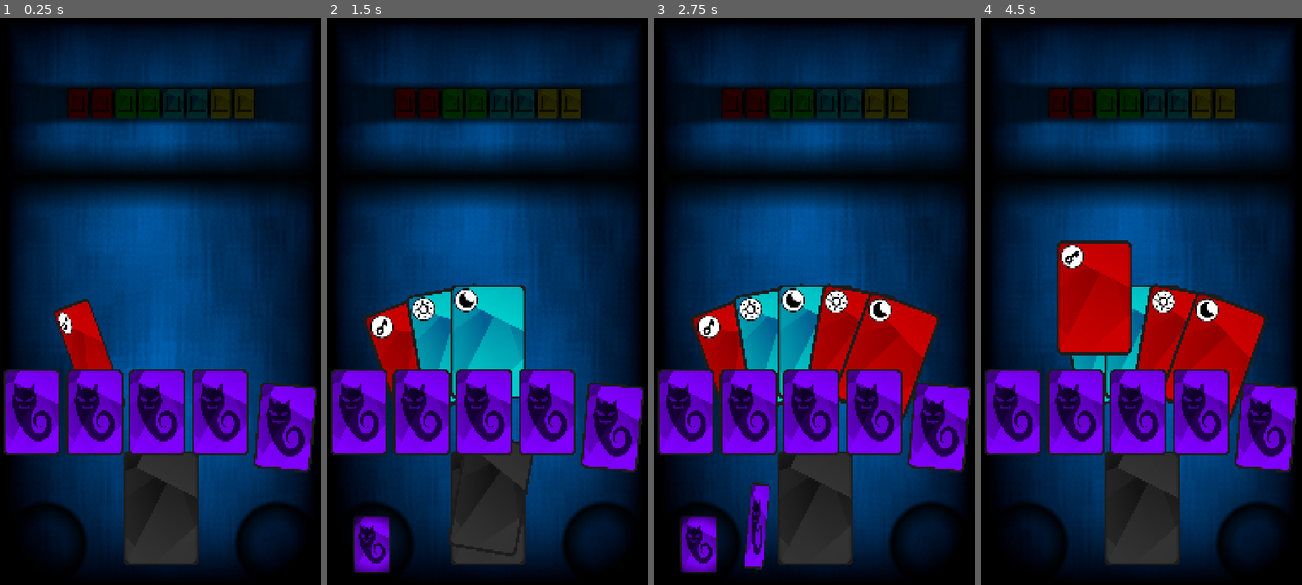
Above: before the commit, frames 1-4 (left to right).
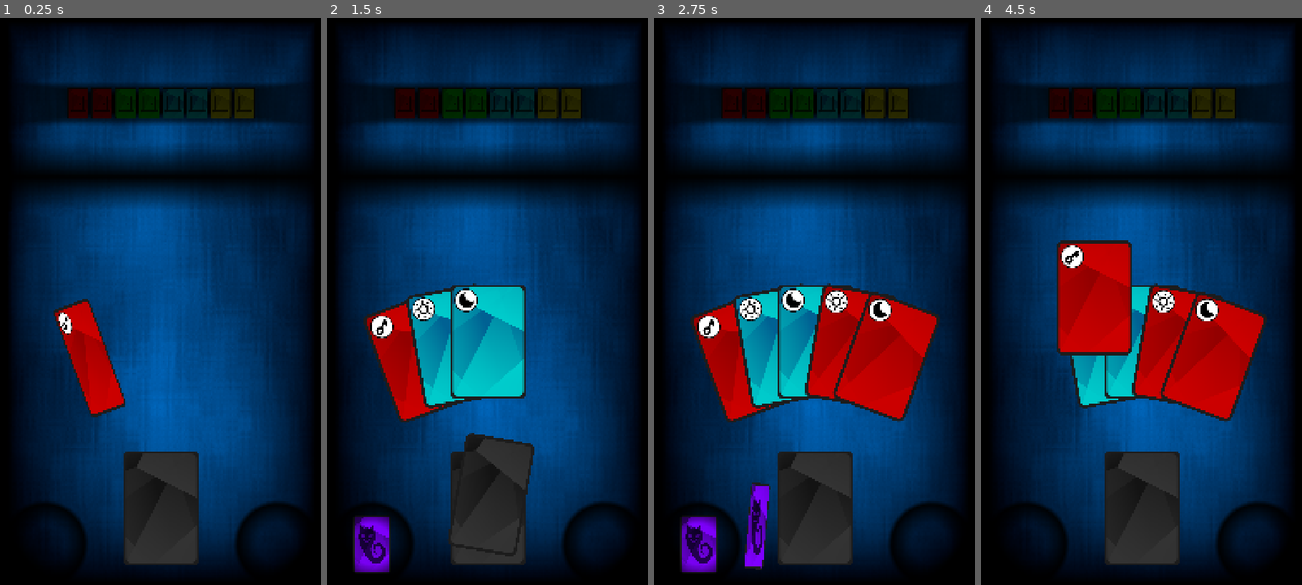
Above: after the commit, the same moments.

Repository: marcopar/Onirica
Game: Godot game, scene res://scenes/main/main.tscn
Same seed, same stepped clock (60 frames per second), same inputs: the game is played once before the commit and once after it.
Inputs (mouse positions are in pixels of both pictures, inside the frame that each line leads up to):
- Up to frame 1 (0.25 s): no input
- Up to frame 2 (1.5 s): tap Enter at 0.5 s; drag from (487, 505) to (487, 176) at 0.52 s; drag from (487, 176) to (487, 505) at 1.27 s
- Up to frame 3 (2.75 s): move the mouse to (698, 545) at 2.02 s; click (698, 545) at 2.17 s
- Up to frame 4 (4.5 s): drag from (1083, 528) to (1141, 176) at 2.77 s; drag from (1151, 499) to (1257, 545) at 3.52 s; tap Space at 4.25 s; drag from (1070, 358) to (1141, 176) at 4.27 s

The runs differ from the first frame. In frame 1, 13% of the frame differs, in the area x 1-99%, y 61-81%; in frame 2, 13%; in frame 3, 13%; in frame 4, 13%.

Commit message:
Prophecy panel WIP

Diff:
--- a/project/scenes/main/main.gd
+++ b/project/scenes/main/main.gd
@@ -14,6 +14,7 @@
 @onready var discard: Discard = $Discard
 @onready var open_door_panel: OpenDoorPanel = $OpenDoorPanel
 @onready var card_presentation_marker: Marker2D = $CardPresentationMarker
+@onready var prophecy_panel: ProphecyPanel = $ProphecyPanel
 
 const CARD = preload("res://scenes/card/card.tscn")
 
@@ -158,8 +159,16 @@
 
 func card_added_to_discard(card: Card, draw_card: bool) -> void:
 	GameManager.card_added_to_discard(card)
+	if not nightmare_panel.visible and card.card_model.type == CardManager.CARD_TYPE.KEY:
+		open_prophecy_panel()
 	if draw_card:
 		await draw_full_hand(true, true, true)
+
+func open_prophecy_panel() -> void:
+	var first_5_cards: Array[CardModel] =  GameManager.deck_model.deck.slice(0, 5)
+	prophecy_panel.cards = first_5_cards
+	prophecy_panel.set_panel_enabled(true)
+	pass
 
 func card_added_to_limbo(card: Card) -> void:
 	GameManager.card_added_to_limbo(card)
--- a/project/scenes/main/main.tscn
+++ b/project/scenes/main/main.tscn
@@ -75,6 +75,7 @@
 position = Vector2(536, 780)
 
 [node name="ProphecyPanel" parent="." instance=ExtResource("10_a8run")]
+visible = false
 z_index = 199
 position = Vector2(-3, 1179)
 
--- a/project/scenes/nightmare_panel/nightmare_panel.tscn
+++ b/project/scenes/nightmare_panel/nightmare_panel.tscn
@@ -10,25 +10,22 @@
 [sub_resource type="CanvasItemMaterial" id="CanvasItemMaterial_fdyaw"]
 blend_mode = 3
 
-[sub_resource type="Gradient" id="Gradient_fdyaw"]
-offsets = PackedFloat32Array(0.403846, 0.625, 0.695513)
-colors = PackedColorArray(0, 0, 0, 1, 0.625, 0.625, 0.625, 1, 1, 1, 1, 1)
+[sub_resource type="Curve" id="Curve_fdyaw"]
+_data = [Vector2(0, 0.3), 0.0, 0.0, 0, 0]
+point_count = 1
+metadata/_snap_enabled = true
 
-[sub_resource type="GradientTexture2D" id="GradientTexture2D_ru42g"]
-gradient = SubResource("Gradient_fdyaw")
+[sub_resource type="CurveTexture" id="CurveTexture_t1ikr"]
 width = 1080
-height = 300
-fill = 1
-fill_from = Vector2(0.5, 0.5)
-fill_to = Vector2(1, 1)
-metadata/_snap_enabled = true
+curve = SubResource("Curve_fdyaw")
 
 [node name="NightmarePanel" type="Node2D"]
 script = ExtResource("1_fdyaw")
 
 [node name="Shade" type="Sprite2D" parent="."]
 material = SubResource("CanvasItemMaterial_fdyaw")
-texture = SubResource("GradientTexture2D_ru42g")
+scale = Vector2(1, 300)
+texture = SubResource("CurveTexture_t1ikr")
 
 [node name="ButtonDiscardDeck" parent="." instance=ExtResource("1_habke")]
 position = Vector2(-300, 0)
--- a/project/scenes/open_door_panel/open_door_panel.tscn
+++ b/project/scenes/open_door_panel/open_door_panel.tscn
@@ -10,18 +10,14 @@
 [sub_resource type="CanvasItemMaterial" id="CanvasItemMaterial_m7vp2"]
 blend_mode = 3
 
-[sub_resource type="Gradient" id="Gradient_t1ikr"]
-offsets = PackedFloat32Array(0.254777, 0.624204, 0.764331)
-colors = PackedColorArray(0.2484, 0.2484, 0.2484, 1, 0.625, 0.625, 0.625, 1, 1, 1, 1, 1)
+[sub_resource type="Curve" id="Curve_m7vp2"]
+_data = [Vector2(0, 0.3), 0.0, 0.0, 0, 0]
+point_count = 1
+metadata/_snap_enabled = true
 
-[sub_resource type="GradientTexture2D" id="GradientTexture2D_rmh13"]
-gradient = SubResource("Gradient_t1ikr")
+[sub_resource type="CurveTexture" id="CurveTexture_rmh13"]
 width = 1080
-height = 400
-fill = 1
-fill_from = Vector2(0.5, 0.5)
-fill_to = Vector2(1, 1)
-metadata/_snap_enabled = true
+curve = SubResource("Curve_m7vp2")
 
 [sub_resource type="ShaderMaterial" id="ShaderMaterial_rmh13"]
 shader = ExtResource("5_m7vp2")
@@ -41,7 +37,8 @@
 
 [node name="Shade" type="Sprite2D" parent="."]
 material = SubResource("CanvasItemMaterial_m7vp2")
-texture = SubResource("GradientTexture2D_rmh13")
+scale = Vector2(1, 400)
+texture = SubResource("CurveTexture_rmh13")
 
 [node name="Door" parent="." instance=ExtResource("1_85b4l")]
 position = Vector2(300, 0)
--- a/project/scenes/prophecy_panel/prophecy_card.gd
+++ b/project/scenes/prophecy_panel/prophecy_card.gd
@@ -1,8 +1,6 @@
 extends DraggableSprite
 
 class_name ProphecyCard
-
-var front_texture: Texture2D
 
 var card_model: CardModel:
 	get:
@@ -12,7 +10,8 @@
 
 func _ready() -> void:
 	super._ready()
-	front_texture = load("res://assets/sprites/cards/nightmare.png")
+	sprite_2d.texture = load(card_model.sprite_name)
+
 
 func handle_position_update(drag_event: InputEventScreenDrag) -> void:
 	z_index = Constants.DRAGGING_BASE_Z
@@ -22,3 +21,9 @@
 func abort_dragging_action() -> void:
 	super.abort_dragging_action()
 	z_index = 0
+
+func handle_overlapping_areas() -> bool:
+	for area in get_overlapping_areas():
+		if area.is_in_group(Constants.GROUP_PROPHECY_CARDS):
+			return false
+	return false
--- a/project/scenes/prophecy_panel/prophecy_panel.gd
+++ b/project/scenes/prophecy_panel/prophecy_panel.gd
@@ -2,15 +2,21 @@
 
 class_name ProphecyPanel
 
-@onready var card_position_1: Marker2D = $CardPosition1
-@onready var card_position_2: Marker2D = $CardPosition2
-@onready var card_position_3: Marker2D = $CardPosition3
-@onready var card_position_4: Marker2D = $CardPosition4
-@onready var card_position_5: Marker2D = $CardPosition5
+@onready var card_position_1: Marker2D = $CardContainer/CardPosition1
+@onready var card_position_2: Marker2D = $CardContainer/CardPosition2
+@onready var card_position_3: Marker2D = $CardContainer/CardPosition3
+@onready var card_position_4: Marker2D = $CardContainer/CardPosition4
+@onready var card_position_5: Marker2D = $CardContainer/CardPosition5
+
+@onready var card_container: Node2D = $CardContainer
+
+const PROPHECY_CARD = preload("res://scenes/prophecy_panel/prophecy_card.tscn")
+
+const PROPHECY_SIZE: Vector2 = Vector2(0.70, 0.70)
 
 var card_markers: Array[Marker2D]
 
-var cards: Array[ProphecyCard]:
+var cards: Array[CardModel]:
 	get:
 		return cards
 	set(value):
@@ -27,5 +33,20 @@
 	visible = enabled
 	if visible:
 		process_mode = Node.PROCESS_MODE_INHERIT
+		for card_model in cards:
+			var marker: Marker2D = card_markers[cards.find(card_model)]
+			var prophecy_card: ProphecyCard = create_prophecy_card(card_model, card_container, marker.position, PROPHECY_SIZE, true, 0)
+			prophecy_card.rotation = marker.rotation
+			pass
 	else:
 		process_mode = Node.PROCESS_MODE_DISABLED
+
+func create_prophecy_card(model: CardModel, parent: Node2D, position: Vector2, scale: Vector2, pickable: bool, z_index: int) -> ProphecyCard:
+	var card: ProphecyCard = PROPHECY_CARD.instantiate()
+	card.card_model = model
+	card.position = position
+	card.scale = scale
+	card.input_pickable = pickable
+	card.z_index = z_index
+	parent.add_child(card)
+	return card
--- a/project/scenes/prophecy_panel/prophecy_panel.tscn
+++ b/project/scenes/prophecy_panel/prophecy_panel.tscn
@@ -1,44 +1,43 @@
-[gd_scene load_steps=3 format=3 uid="uid://b2ya0la80ijxu"]
+[gd_scene load_steps=5 format=3 uid="uid://b2ya0la80ijxu"]
 
 [ext_resource type="Script" uid="uid://1i8i2v8uida6" path="res://scenes/prophecy_panel/prophecy_panel.gd" id="1_udjif"]
-[ext_resource type="PackedScene" uid="uid://ce08id5decbqq" path="res://scenes/prophecy_panel/prophecy_card.tscn" id="2_18j78"]
+
+[sub_resource type="CanvasItemMaterial" id="CanvasItemMaterial_udjif"]
+blend_mode = 3
+
+[sub_resource type="Curve" id="Curve_18j78"]
+_data = [Vector2(0, 0.3), 0.0, 0.0, 0, 0]
+point_count = 1
+metadata/_snap_enabled = true
+
+[sub_resource type="CurveTexture" id="CurveTexture_std26"]
+width = 1080
+curve = SubResource("Curve_18j78")
 
 [node name="ProphecyPanel" type="Node2D"]
 script = ExtResource("1_udjif")
 
-[node name="CardPosition1" type="Marker2D" parent="."]
-position = Vector2(110, 150)
+[node name="Shade" type="Sprite2D" parent="."]
+material = SubResource("CanvasItemMaterial_udjif")
+scale = Vector2(1, 400)
+texture = SubResource("CurveTexture_std26")
+centered = false
 
-[node name="CardPosition2" type="Marker2D" parent="."]
-position = Vector2(320, 150)
+[node name="CardContainer" type="Node2D" parent="."]
+position = Vector2(0, 200)
 
-[node name="CardPosition3" type="Marker2D" parent="."]
-position = Vector2(530, 150)
+[node name="CardPosition1" type="Marker2D" parent="CardContainer"]
+position = Vector2(110, 0)
 
-[node name="CardPosition4" type="Marker2D" parent="."]
-position = Vector2(740, 150)
+[node name="CardPosition2" type="Marker2D" parent="CardContainer"]
+position = Vector2(320, 0)
 
-[node name="CardPosition5" type="Marker2D" parent="."]
-position = Vector2(960, 200)
+[node name="CardPosition3" type="Marker2D" parent="CardContainer"]
+position = Vector2(530, 0)
+
+[node name="CardPosition4" type="Marker2D" parent="CardContainer"]
+position = Vector2(740, 0)
+
+[node name="CardPosition5" type="Marker2D" parent="CardContainer"]
+position = Vector2(960, 50)
 rotation = 0.0872665
-
-[node name="ProphecyCard" parent="." instance=ExtResource("2_18j78")]
-position = Vector2(110, 150)
-scale = Vector2(0.75, 0.75)
-
-[node name="ProphecyCard2" parent="." instance=ExtResource("2_18j78")]
-position = Vector2(320, 150)
-scale = Vector2(0.75, 0.75)
-
-[node name="ProphecyCard3" parent="." instance=ExtResource("2_18j78")]
-position = Vector2(530, 150)
-scale = Vector2(0.75, 0.75)
-
-[node name="ProphecyCard4" parent="." instance=ExtResource("2_18j78")]
-position = Vector2(740, 150)
-scale = Vector2(0.75, 0.75)
-
-[node name="ProphecyCard5" parent="." instance=ExtResource("2_18j78")]
-position = Vector2(960, 200)
-rotation = 0.0872665
-scale = Vector2(0.75, 0.75)
